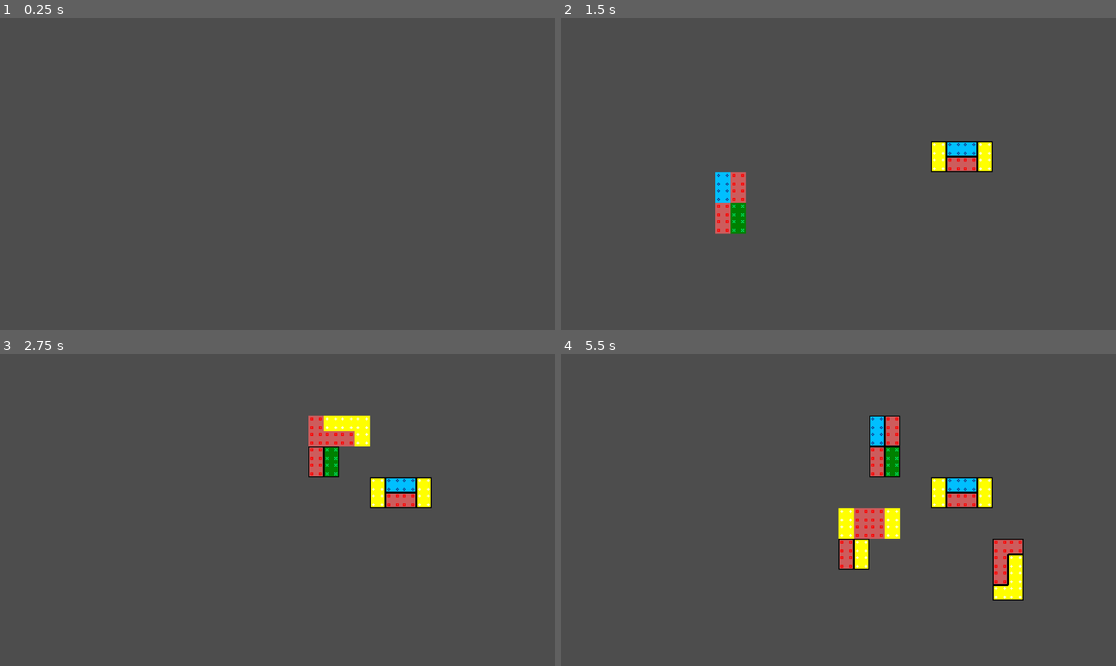
Above: before the commit, frames 1-4 (two rows, left to right).
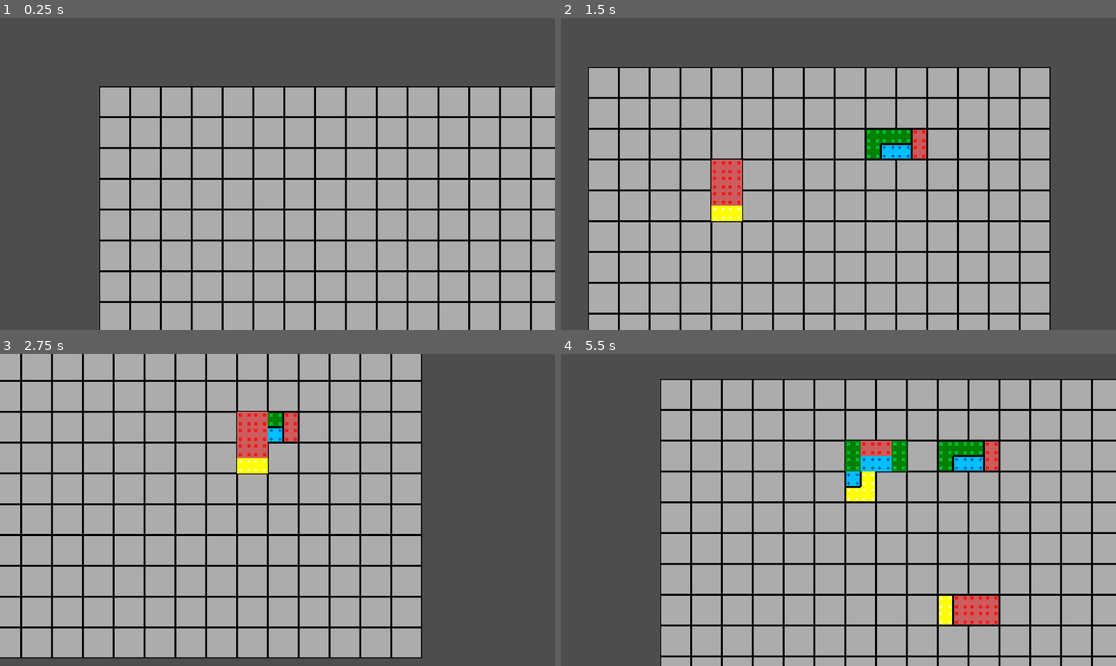
Above: after the commit, the same moments.

Repository: Valalcar/colour-connect
Game: Godot game, scene res://SquaresBoard/squares-board.tscn
Same seed, same stepped clock (60 frames per second), same inputs: the game is played once before the commit and once after it. Before the commit the project starts from res://board.tscn.
Inputs (mouse positions are in pixels of both pictures, inside the frame that each line leads up to):
- Up to frame 1 (0.25 s): no input
- Up to frame 2 (1.5 s): tap Enter at 0.5 s; move the mouse to (960, 158) at 0.52 s; hold Right (ui_right) 0.53-1.28 s; click (960, 158) at 0.6 s; move the mouse to (727, 189) at 1.27 s; hold Down (ui_down) from 1.28 s (still down); right-click (727, 189) at 1.35 s
- Up to frame 3 (2.75 s): move the mouse to (333, 441) at 2.02 s; release Down (ui_down) at 2.03 s; hold Right (ui_right) from 2.03 s (still down); click (333, 441) at 2.1 s
- Up to frame 4 (5.5 s): move the mouse to (810, 572) at 2.77 s; release Right (ui_right) at 2.78 s; hold Up (ui_up) 2.78-3.53 s; right-click (810, 572) at 2.85 s; move the mouse to (1005, 556) at 3.52 s; hold Left (ui_left) 3.53-5.03 s; click (1005, 556) at 3.6 s; move the mouse to (672, 463) at 4.27 s; right-click (672, 463) at 4.35 s; move the mouse to (866, 510) at 5.02 s; hold Down (ui_down) from 5.03 s (still down); click (866, 510) at 5.1 s

The runs differ from the first frame. In frame 1, 63% of the frame differs, in the area x 17-100%, y 21-100%; in frame 2, 69%; in frame 3, 73%; in frame 4, 74%, in the area x 17-100%, y 8-100%.

Commit message:
Board is now generated by width and height properties, on ready

Diff:
--- /dev/null
+++ b/SquaresBoard/background_layer.gd
@@ -0,0 +1,22 @@
+class_name SquaresBackgroundLayer
+extends TileMapLayer
+
+const SOURCE = 2
+const OPEN_TILE = Vector2i(0, 0)
+const CLOSED_TILE = Vector2i(0, 1)
+
+func draw_background(width: int, height: int) -> void:
+	clear()
+	_draw_background_border(width, height)
+	for x_pos in range(width):
+		for y_pos in range(height):
+			set_cell(Vector2i(x_pos, y_pos), SOURCE, OPEN_TILE)
+
+func _draw_background_border(width: int, height: int) -> void:
+	for x_pos in range(-1, width + 1):
+		set_cell(Vector2i(x_pos, -1), SOURCE, CLOSED_TILE)
+		set_cell(Vector2i(x_pos, height), SOURCE, CLOSED_TILE)
+
+	for y_pos in range(-1, height + 1):
+		set_cell(Vector2i(-1, y_pos), SOURCE, CLOSED_TILE)
+		set_cell(Vector2i(width, y_pos), SOURCE, CLOSED_TILE)
--- a/border_layer.gd
+++ b/SquaresBoard/border_layer.gd
@@ -1,4 +1,4 @@
-class_name BorderLayer
+class_name SquaresBorderLayer
 extends TileMapLayer
 
 const SOURCE := 0
--- a/board.gd
+++ b/SquaresBoard/squares-board.gd
@@ -7,19 +7,20 @@
 	"Y": Vector2i(0, 1)
 }
 
-@onready var background_layer: TileMapLayer = $BackgroundLayer
+@onready var background_layer: SquaresBackgroundLayer = $BackgroundLayer
 @onready var pieces_placement_layer: TileMapLayer = $PiecesPlacementLayer
 @onready var piece_preview_layer: TileMapLayer = $PiecePreviewLayer
-@onready var border_layer: BorderLayer = $BorderLayer
+@onready var border_layer: SquaresBorderLayer = $BorderLayer
+
+var width: int = 15
+var height: int = 10
 
 var mouse_cell : Vector2i
-
-var current_piece := [["R","B","R","R"],
-						["R","R","R","R"]]
+var current_piece : Array
 
 func _ready() -> void:
+	background_layer.draw_background(width, height)
 	get_new_piece()
-	pass
 
 func _input(event: InputEvent) -> void:
 	if event is InputEventMouseMotion:
@@ -31,17 +32,26 @@
 	preview_piece_placement()
 
 func handle_mouse_hover() -> void:
-	var current_mouse_cell = background_layer.local_to_map(get_local_mouse_position())
-	if current_mouse_cell != mouse_cell:
+	var current_mouse_cell = background_layer.local_to_map(get_global_mouse_position())
+	if current_mouse_cell != mouse_cell && piece_is_inside_area(current_mouse_cell):
 		mouse_cell = current_mouse_cell
 		preview_piece_placement()
+
+func piece_is_inside_area(reference_cell: Vector2i) -> bool:
+	for line_n in current_piece.size():
+		for col_n in current_piece[line_n].size():
+			var cell = Vector2(reference_cell.x + (col_n/2), reference_cell.y + (line_n/2))
+			if cell.x < 0 || cell.x >= width || cell.y < 0 || cell.y >= height:
+				print("Blocked cell " + str(cell))
+				return false
+	return true
 
 func preview_piece_placement() -> void:
 	piece_preview_layer.clear()
 	for line_n in current_piece.size():
-		for row_n in current_piece[line_n].size():
-			var board_cell = (2*mouse_cell) + Vector2i(row_n, line_n)
-			var colour_piece = CELL_COLOUR_MAP[current_piece[line_n][row_n]]
+		for col_n in current_piece[line_n].size():
+			var board_cell = (2*mouse_cell) + Vector2i(col_n, line_n)
+			var colour_piece = CELL_COLOUR_MAP[current_piece[line_n][col_n]]
 			piece_preview_layer.set_cell(board_cell, 0, colour_piece)
 	return
 
--- a/board.tscn
+++ b/SquaresBoard/squares-board.tscn
@@ -1,10 +1,12 @@
-[gd_scene load_steps=14 format=4 uid="uid://cmrnnlqm5l2tm"]
+[gd_scene load_steps=16 format=4 uid="uid://cmrnnlqm5l2tm"]
 
-[ext_resource type="Script" path="res://board.gd" id="1_b8pw8"]
-[ext_resource type="Texture2D" uid="uid://cd40oatjop8ob" path="res://grey_square_pair_32.png" id="2_4usjl"]
-[ext_resource type="Texture2D" uid="uid://mfgasox3igqc" path="res://4x16px color and symbols pairs .png" id="3_edmny"]
-[ext_resource type="Texture2D" uid="uid://cphkikw2okayf" path="res://borders_16.png" id="4_qce67"]
-[ext_resource type="Script" path="res://border_layer.gd" id="5_v1q04"]
+[ext_resource type="Script" path="res://SquaresBoard/squares-board.gd" id="1_b8pw8"]
+[ext_resource type="Texture2D" uid="uid://cd40oatjop8ob" path="res://Assets/grey_square_pair_32.png" id="2_4usjl"]
+[ext_resource type="Script" path="res://SquaresBoard/background_layer.gd" id="3_b4dkf"]
+[ext_resource type="Texture2D" uid="uid://mfgasox3igqc" path="res://Assets/4x16px color and symbols pairs .png" id="3_edmny"]
+[ext_resource type="Texture2D" uid="uid://cphkikw2okayf" path="res://Assets/borders_16.png" id="4_qce67"]
+[ext_resource type="Script" path="res://SquaresBoard/border_layer.gd" id="5_v1q04"]
+[ext_resource type="PackedScene" uid="uid://c3eao8bt78rak" path="res://debug_camera.tscn" id="7_gasmh"]
 
 [sub_resource type="TileSetAtlasSource" id="TileSetAtlasSource_px684"]
 texture = ExtResource("2_4usjl")
@@ -93,13 +95,13 @@
 [sub_resource type="TileSet" id="TileSet_nv56o"]
 sources/0 = SubResource("TileSetAtlasSource_3gxdx")
 
-[node name="Board" type="Node2D"]
+[node name="SquaresBoard" type="Node2D"]
 script = ExtResource("1_b8pw8")
 
 [node name="BackgroundLayer" type="TileMapLayer" parent="."]
-visible = false
 tile_map_data = PackedByteArray("AAAAAAAAAgAAAAAAAAABAAEAAgAAAAAAAAABAAIAAgAAAAAAAAACAAIAAgAAAAAAAAACAAMAAgAAAAAAAAADAA …(4144 unchanged characters)…
 tile_set = SubResource("TileSet_xb1h3")
+script = ExtResource("3_b4dkf")
 
 [node name="PiecesPlacementLayer" type="TileMapLayer" parent="."]
 tile_set = SubResource("TileSet_gthuc")
@@ -110,3 +112,5 @@
 
 [node name="PiecePreviewLayer" type="TileMapLayer" parent="."]
 tile_set = SubResource("TileSet_nv56o")
+
+[node name="Camera2D" parent="." instance=ExtResource("7_gasmh")]
--- /dev/null
+++ b/camera_2d.gd
@@ -0,0 +1,7 @@
+extends Camera2D
+
+const speed = 100
+
+func _process(delta: float) -> void:
+	var direction = Input.get_vector("ui_left", "ui_right", "ui_up", "ui_down")
+	position += (direction * speed * delta)
--- /dev/null
+++ b/debug_camera.tscn
@@ -0,0 +1,7 @@
+[gd_scene load_steps=2 format=3 uid="uid://c3eao8bt78rak"]
+
+[ext_resource type="Script" path="res://camera_2d.gd" id="1_ch23a"]
+
+[node name="Camera2D" type="Camera2D"]
+position = Vector2(185, 91)
+script = ExtResource("1_ch23a")
--- a/project.godot
+++ b/project.godot
@@ -11,7 +11,7 @@
 [application]
 
 config/name="ColourConnect"
-run/main_scene="res://board.tscn"
+run/main_scene="res://SquaresBoard/squares-board.tscn"
 config/features=PackedStringArray("4.3", "Mobile")
 config/icon="res://icon.svg"
 
Not shown, removed: 4x16px color and symbols pairs .png.import
Renamed: 4x16px color and symbols pairs .png -> Assets/4x16px color and symbols pairs .png
Not shown, changed: Assets/4x16px color and symbols pairs .png.import
Renamed: borders_16.png -> Assets/borders_16.png
Not shown, changed: Assets/borders_16.png.import
Renamed: grey_square_pair_32.png -> Assets/grey_square_pair_32.png
Not shown, changed: Assets/grey_square_pair_32.png.import
Binary file removed: borders_32.png
